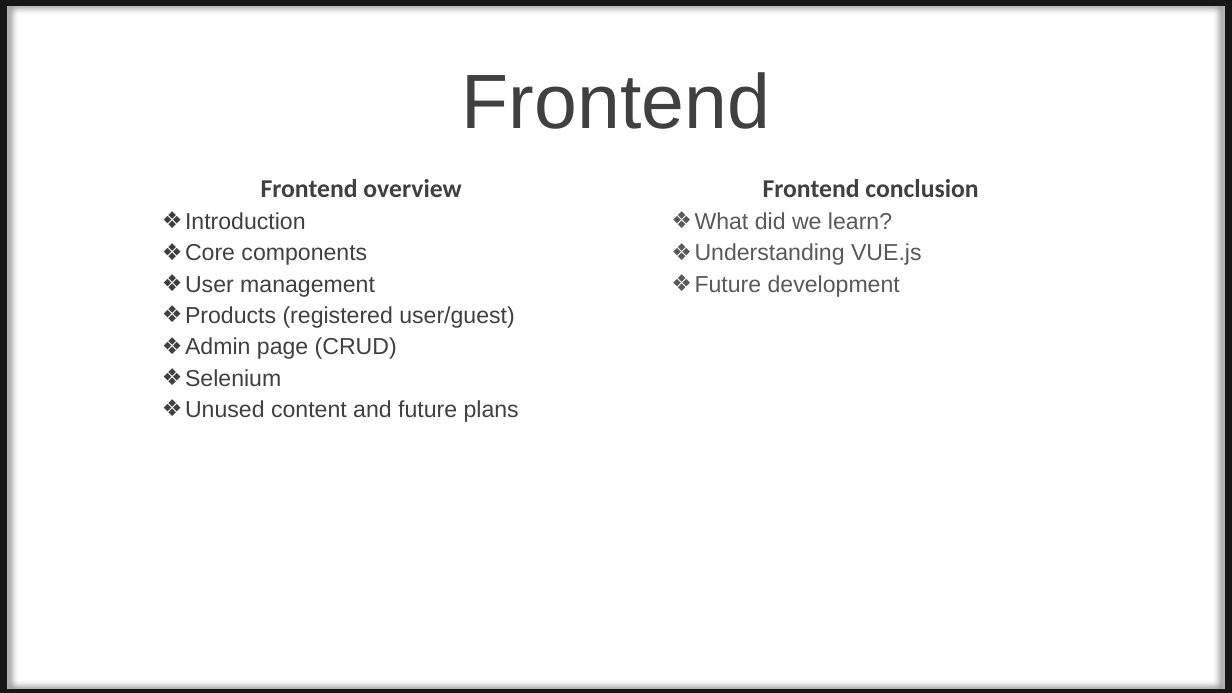
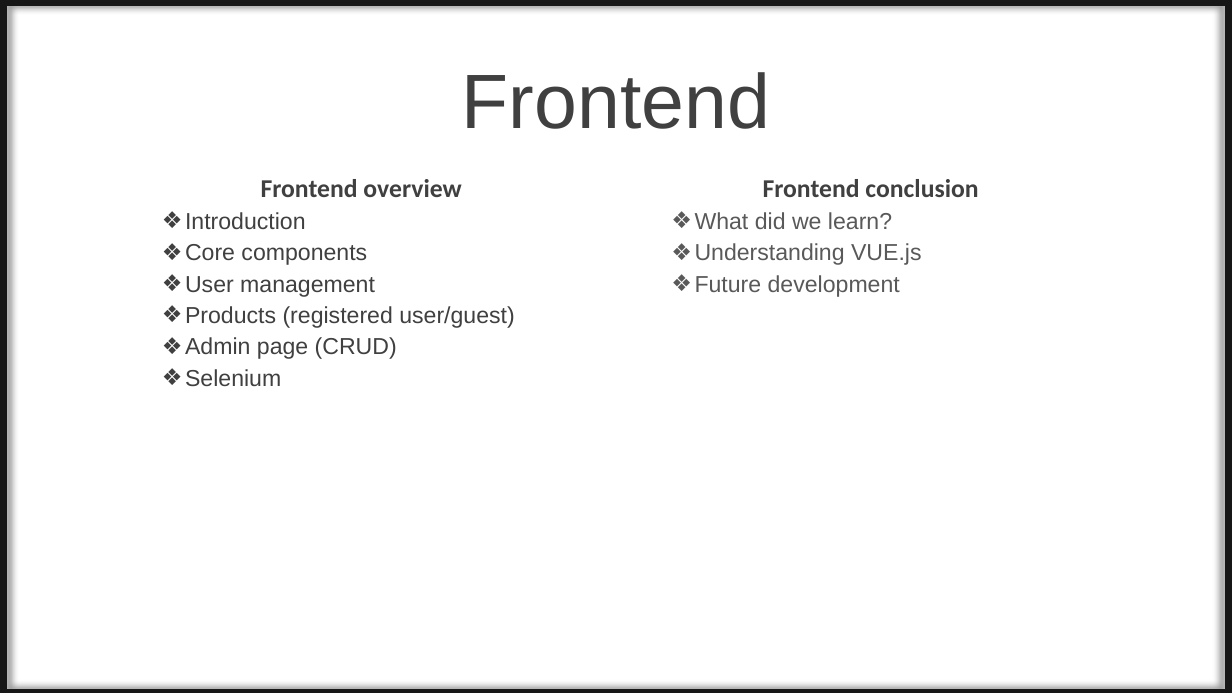
Before and after one commit to tamasrobert/NasaPC, a slide deck: slide 1 of Documentations/NasaPC_WebShopProject FRONTEND.pptx. Drawn at 1232x693 pixels with LibreOffice and Linux fonts; fonts in the diff are those of the drawing; background and template pictures are left out. Boxes give left, top, right and bottom in pixels: in the first picture for what was removed or moved away, otherwise in the second. Text is boxed around its words. In the diff, an @@ line names an element or a change of style, - is before the commit and + after.

```diff
--- a/Documentations/NasaPC_WebShopProject FRONTEND.pptx
+++ b/Documentations/NasaPC_WebShopProject FRONTEND.pptx
@@ text at [185, 400, 519, 422]: paragraph removed @@
-  ❖ Unused content and future plans
```
Also in this commit, not shown: 1 slide removed.
